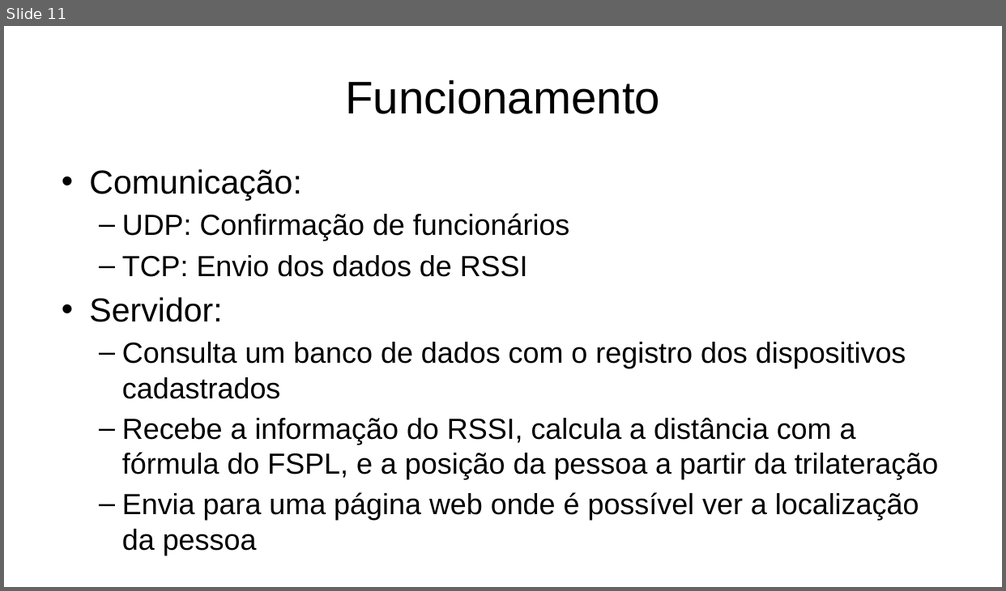
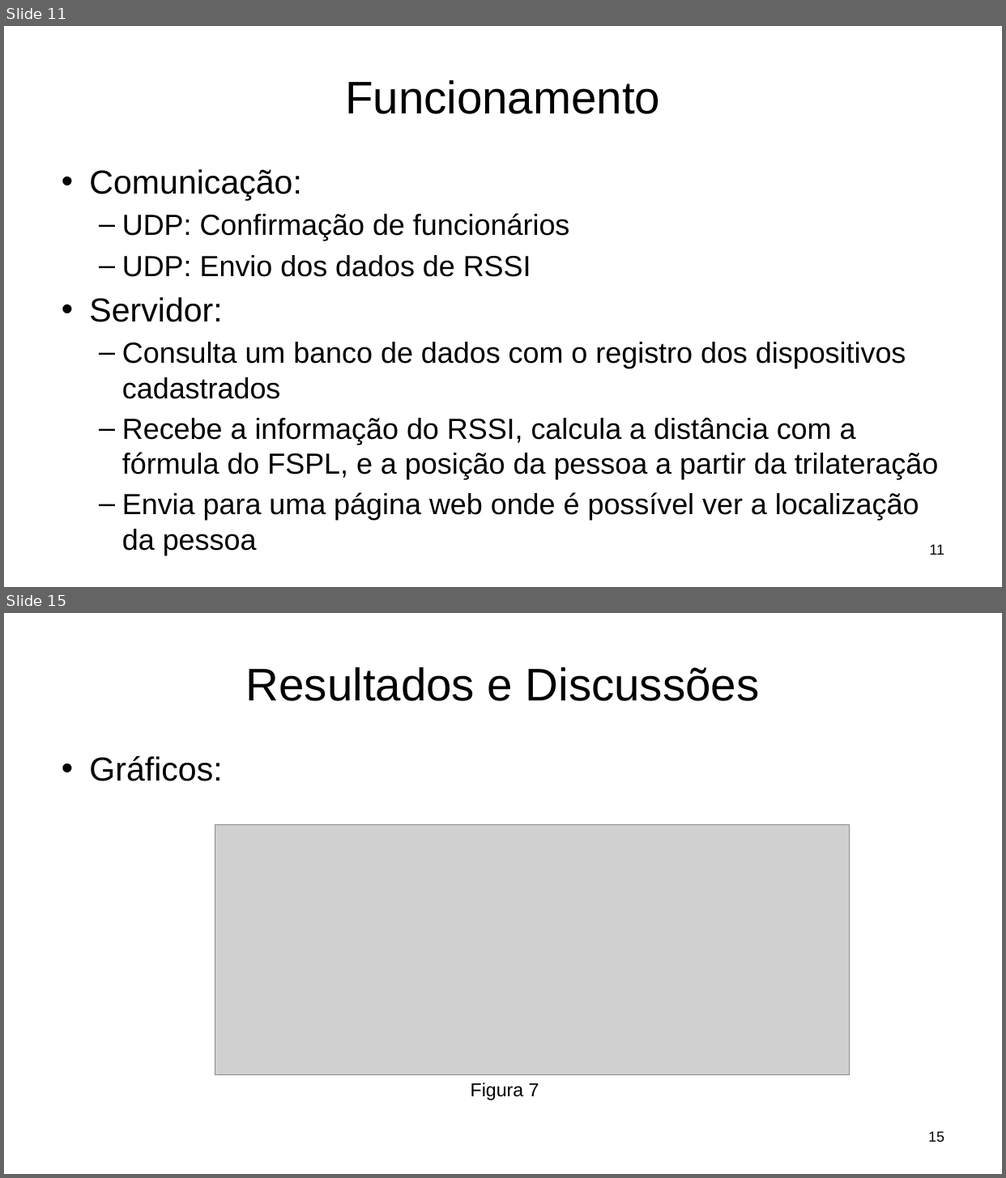
Before and after one commit to Guigajks/PI-VIII, a slide deck: Documentação/Apresentação Projeto PID.pptx. Shown one above the other, each under a label of ours: slide 11 before the commit, slides 11 and 15 after it; the slides between them are not shown. The pictures are 1006x591 and 1006x1178 pixels, drawn with LibreOffice and Linux fonts; fonts in the diff are those of the drawing; grey boxes stand for pictures; background and template pictures are left out. Boxes give left, top, right and bottom in pixels: in the first picture for what was removed or moved away, otherwise in the second. Text is boxed around its words. In the diff, an @@ line names an element or a change of style, - is before the commit and + after.

```diff
--- a/Documentação/Apresentação Projeto PID.pptx
+++ b/Documentação/Apresentação Projeto PID.pptx
@@ slide 15 added at <box>4,613,1002,1174</box>, background picture (left out) @@
@@ title added at <box>246,667,760,701</box>, 44 pt, text #000000 @@
+Resultados e Discussões
@@ text added at <box>89,756,222,781</box>, 32 pt, text #000000 @@
+• Gráficos:
@@ picture added at <box>215,825,849,1076</box> @@
@@ text added at <box>471,1083,539,1101</box>, 18 pt, text #000000 @@
+Figura 7
@@ page number added at <box>928,1131,944,1142</box>, 14 pt, text #000000 @@
+15
@@ slide 11 changed as well @@
@@ text at <box>122,255,531,277</box>: text changed @@
-  – TCP: Envio dos dados de RSSI
+  – UDP: Envio dos dados de RSSI
@@ page number added at <box>929,544,944,555</box>, 14 pt, text #000000 @@
+11
```
Also in this commit, not shown: 11 other slides changed, 6 other slides added, 6 other files.
